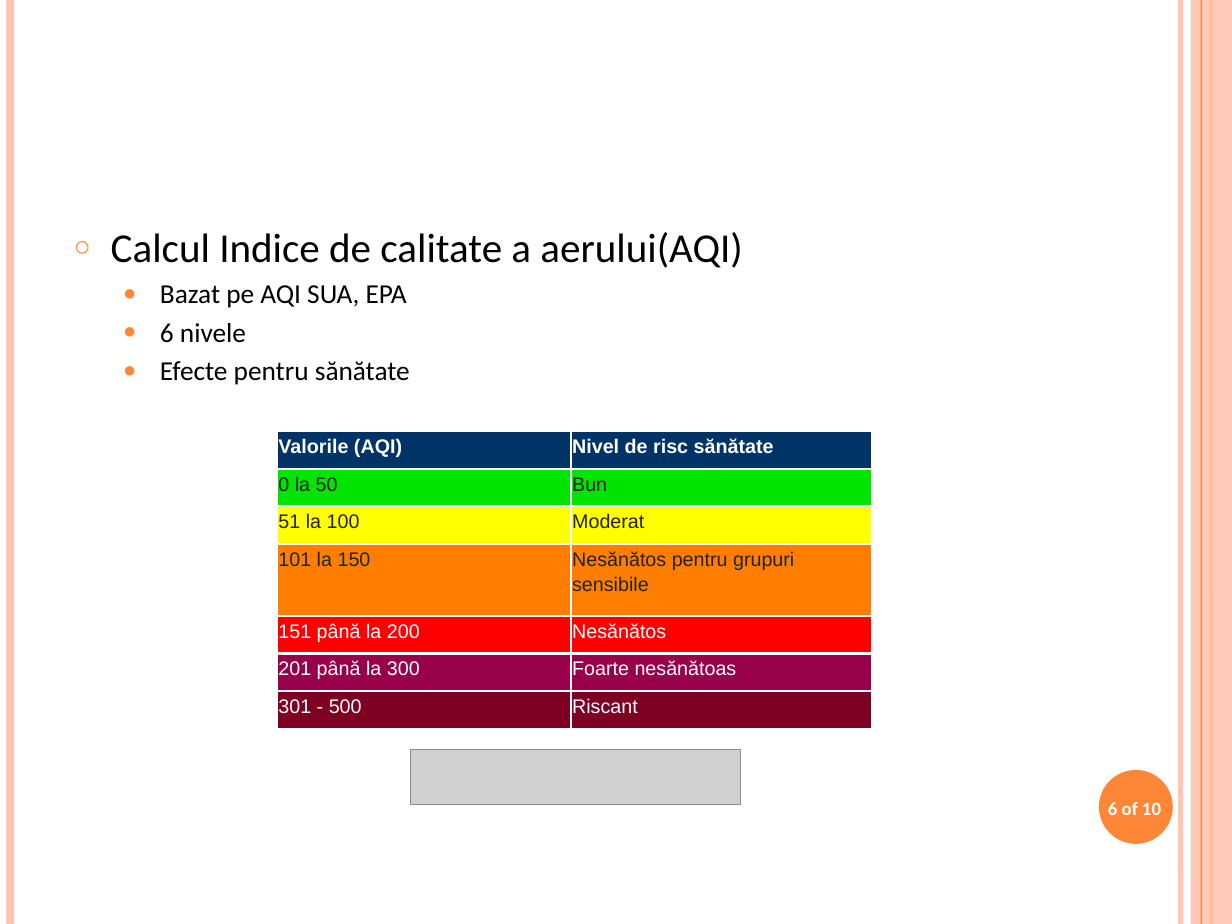
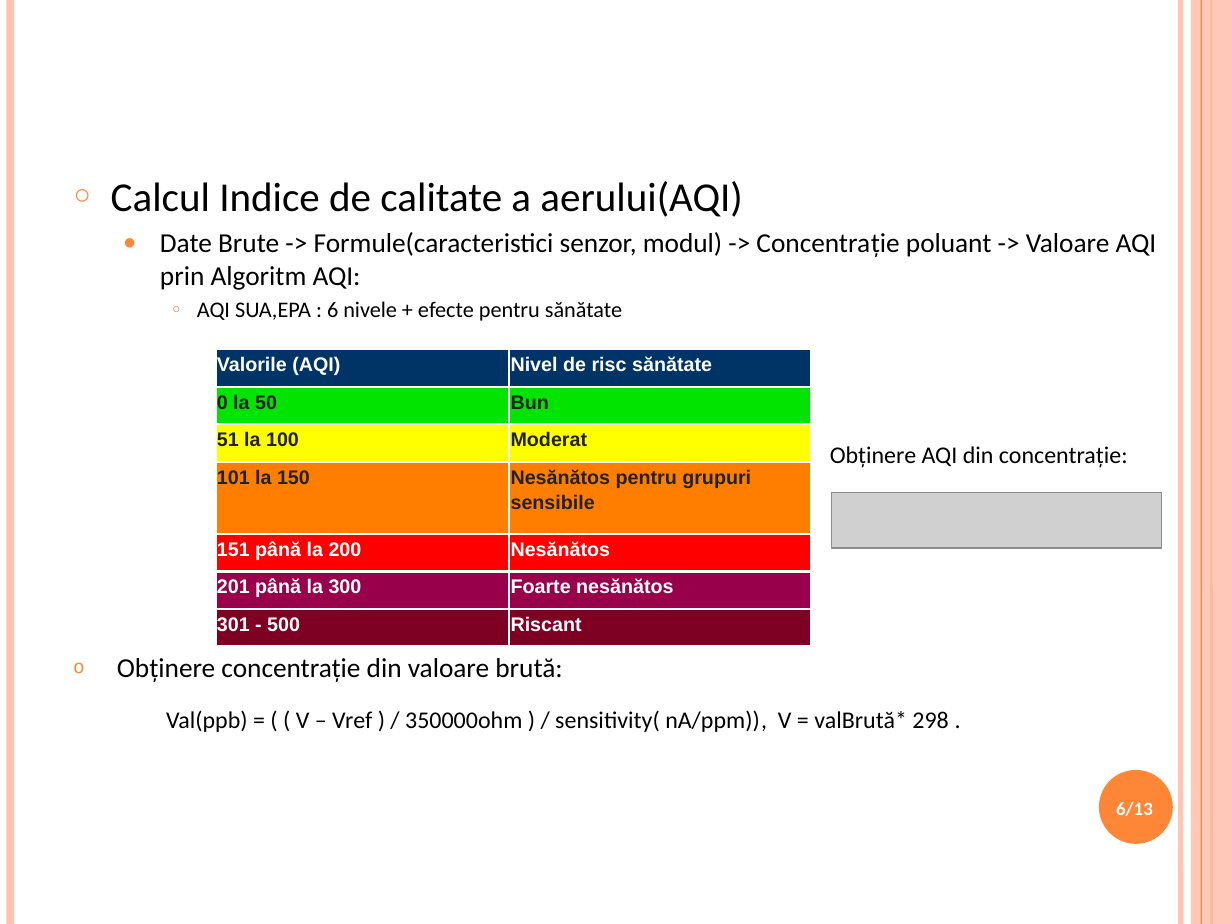
Before and after one commit to paultarce/workDizApp, a slide deck: slide 6 of Documentatie/TarcePaul_PrezentareLucrareDeDisertatie.pptx. Drawn at 1232x924 pixels with LibreOffice and Linux fonts; fonts in the diff are those of the drawing; grey boxes stand for pictures; background and template pictures are left out. Boxes give left, top, right and bottom in pixels: in the first picture for what was removed or moved away, otherwise in the second. Text is boxed around its words. In the diff, an @@ line names an element or a change of style, - is before the commit and + after.

```diff
--- a/Documentatie/TarcePaul_PrezentareLucrareDeDisertatie.pptx
+++ b/Documentatie/TarcePaul_PrezentareLucrareDeDisertatie.pptx
@@ text "Calcul Indice de calitate a ...": place and size @@
-text "Calcul Indice de calitate a ..." at (111,232,742,385)
+text "Calcul Indice de calitate a ..." at (111,181,1157,682)
@@ text at (117,232,1157,682): text changed @@
-  ● Bazat pe AQI SUA, EPA
-  ● 6 nivele
-  ● Efecte pentru sănătate
+  ● Date Brute -> Formule(caracteristici senzor, modul) -> Concentrație poluant -> Valoare AQI prin Algoritm AQI:
+    ○ AQI SUA,EPA : 6 nivele + efecte pentru sănătate
+  Obținere AQI din concentrație:
+o Obținere concentrație din valoare brută:
@@ table at (216,349,811,647) @@
-row 6, column 2: Foarte nesănătoas
+row 6, column 2: Foarte nesănătos
@@ bold on in "0 la 50", "Bun", "51 la 100", "Moderat" and 7 more places @@
@@ table: place and size @@
-table at (277,431,872,729)
+table at (216,349,811,647)
@@ picture: place and size @@
-picture at (410,749,740,804)
+picture at (832,493,1162,548)
@@ text added at (166,710,948,732), 14 pt, text #000000 @@
+Val(ppb) = ( ( V – Vref ) / 350000ohm ) / sensitivity( nA/ppm)), V = valBrută* 298 .
@@ page number at (1116,802,1153,816): text changed @@
-6 of 10
+6/13
```
Also in this commit, not shown: 11 other slides changed, 1 other file.
